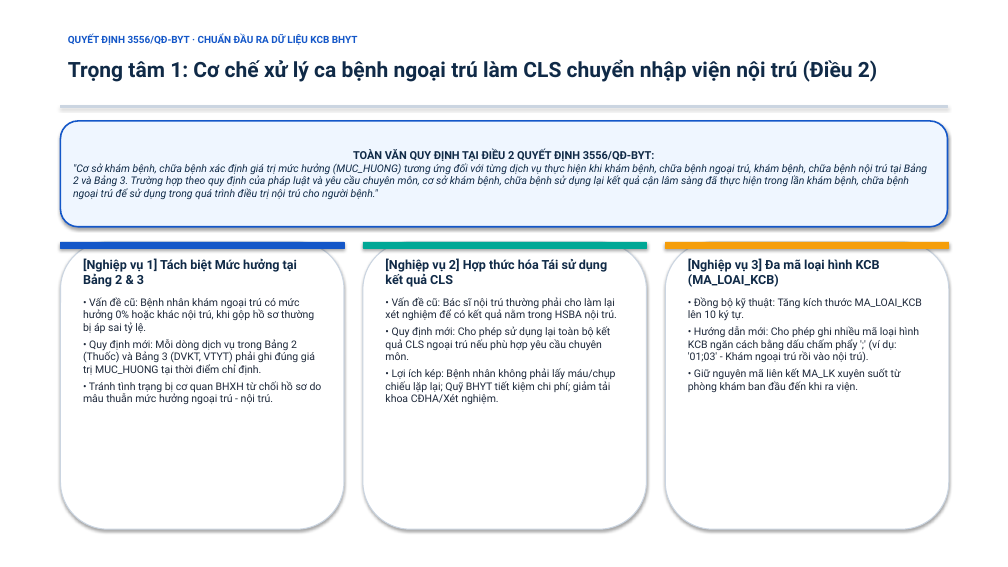
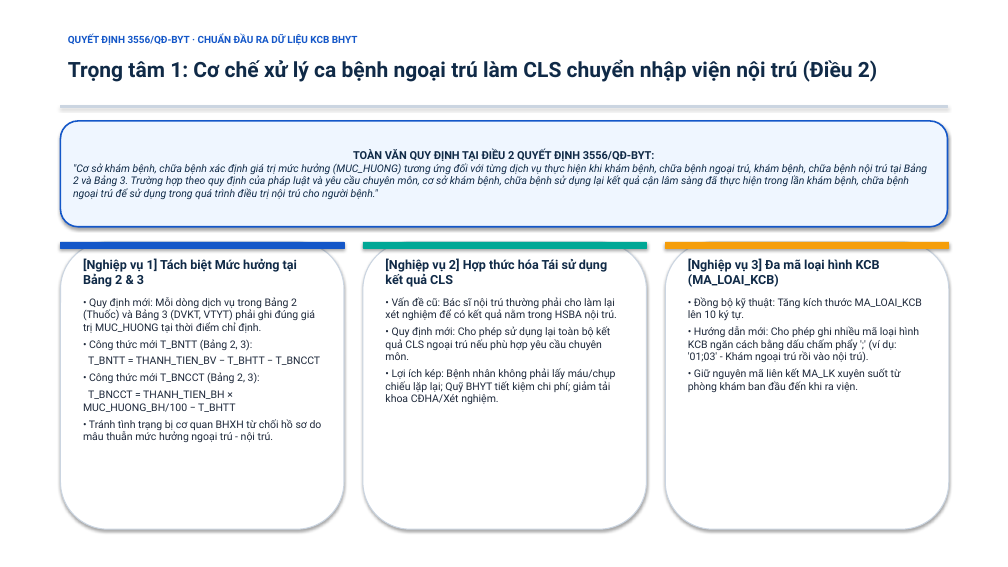
Before and after one commit to Nsnnam/tt12-excel-validator, a slide deck: slide 4 of client/public/documents/Bao_cao_Phan_tich_Thay_doi_QD_3556_BYT.pptx. Drawn at 1008x567 pixels with LibreOffice and Linux fonts; fonts in the diff are those of the drawing. Boxes give left, top, right and bottom in pixels: in the first picture for what was removed or moved away, otherwise in the second. Text is boxed around its words. In the diff, an @@ line names an element or a change of style, - is before the commit and + after.

```diff
--- a/client/public/documents/Bao_cao_Phan_tich_Thay_doi_QD_3556_BYT.pptx
+++ b/client/public/documents/Bao_cao_Phan_tich_Thay_doi_QD_3556_BYT.pptx
@@ text at (83,297,314,333): paragraph removed @@
-• Vấn đề cũ: Bệnh nhân khám ngoại trú có mức hưởng 0% hoặc khác nội trú, khi gộp hồ sơ thường bị áp sai tỷ lệ.
@@ text at (83,339,321,412): paragraphs added @@
+• Công thức mới T_BNTT (Bảng 2, 3):
+T_BNTT = THANH_TIEN_BV − T_BHTT − T_BNCCT
+• Công thức mới T_BNCCT (Bảng 2, 3):
+T_BNCCT = THANH_TIEN_BH × MUC_HUONG_BH/100 − T_BHTT
```
Also in this commit, not shown: 2 other slides changed, 22 other files.
